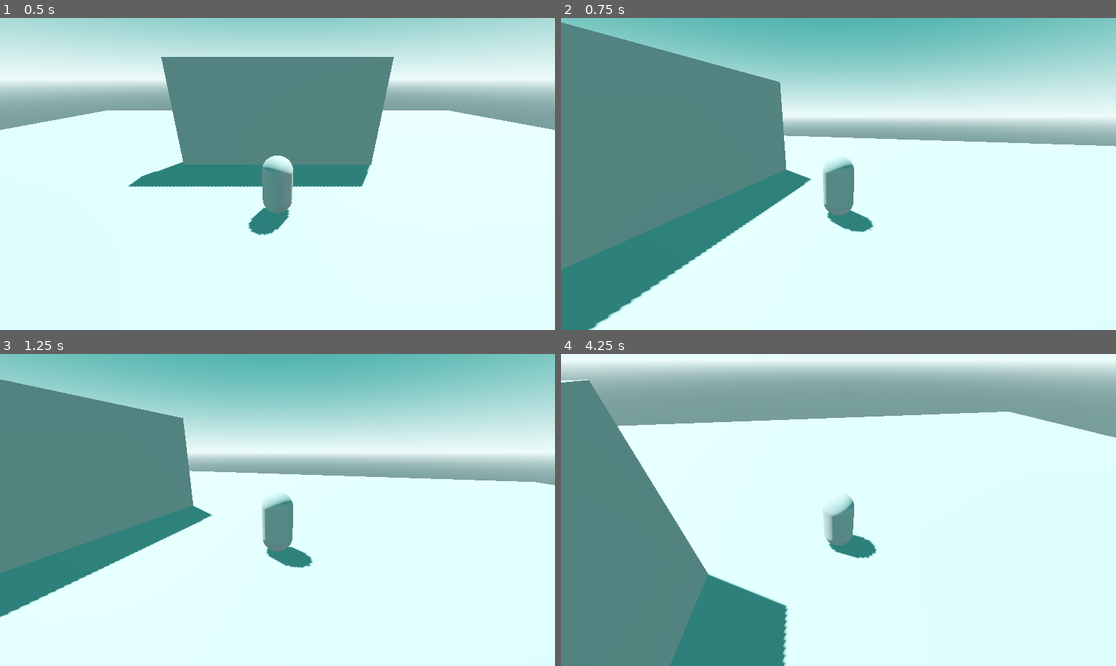
Above: before the commit, frames 1-4 (two rows, left to right).
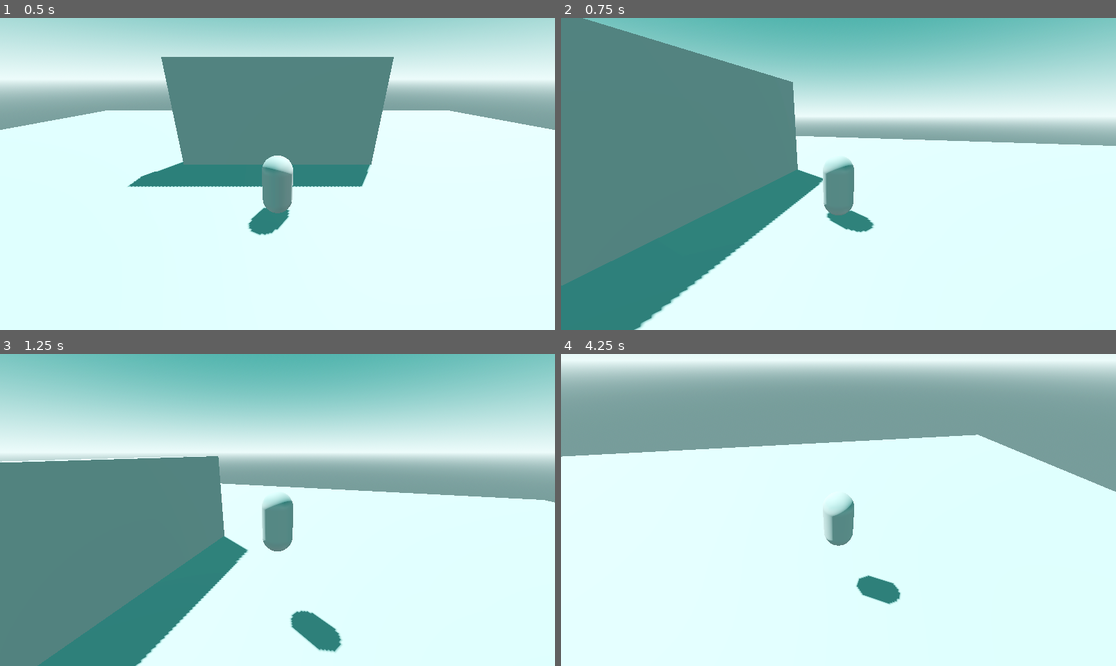
Above: after the commit, the same moments.

Repository: cliff-lilly-jean/botw-clone-v1
Game: Godot game, scene res://scenes/level.tscn
Two runs of this game, one before a commit and one after it. Both use one fixed random seed, a clock stepped at 60 frames per second and the inputs below.
Inputs (mouse positions are in pixels of both pictures, inside the frame that each line leads up to):
- Up to frame 1 (0.5 s): no input
- Up to frame 2 (0.75 s): tap Enter at 0.5 s; move the mouse to (960, 158) at 0.52 s; hold D (right) from 0.53 s (still down)
- Up to frame 3 (1.25 s): keep holding D (right); tap Space (jump) at 0.77 s
- Up to frame 4 (4.25 s): move the mouse to (727, 525) at 1.27 s; release D (right) at 1.28 s; hold S (backward) 1.28-2.03 s; tap Space (jump) at 1.52, 3.02, 3.77 s; move the mouse to (894, 441) at 2.02 s; hold D (right) 2.03-2.78 s; move the mouse to (810, 572) at 2.77 s; hold W (forward) 2.78-3.53 s; move the mouse to (1005, 556) at 3.52 s; hold A (left) from 3.53 s (still down)

Frame 1 is identical in both runs. In frame 2, 5.9% of the frame differs, in the area x 0-100%, y 0-100%; in frame 3, 26%; in frame 4, 30%, in the area x 0-100%, y 8-100%.

Commit message:
updated player movement

Diff:
--- a/scenes/entities/player/player.gd
+++ b/scenes/entities/player/player.gd
@@ -16,12 +16,26 @@
 var movement_input : Vector2 = Vector2.ZERO
 
 func _physics_process(delta: float) -> void:
-	movement_input = Input.get_vector("left", "right", "forward", "backward").rotated(-camera.global_rotation.y)
-	velocity = Vector3(movement_input.x, 0, movement_input.y) * base_speed
 
+	move(delta)
 	jump(delta)
 
 	move_and_slide()
+
+func move(delta: float) -> void:
+	movement_input = Input.get_vector("left", "right", "forward", "backward").rotated(-camera.global_rotation.y)
+	var velocity_2d = Vector2(velocity.x, velocity.z)
+
+	if movement_input != Vector2.ZERO:
+		velocity_2d += movement_input * base_speed * delta
+		velocity_2d = velocity_2d.limit_length(base_speed)
+		velocity.x = velocity_2d.x
+		velocity.z = velocity_2d.y
+	else:
+		velocity_2d = velocity_2d.move_toward(Vector2.ZERO, base_speed * 4.0 * delta)
+		velocity.x = velocity_2d.x
+		velocity.z = velocity_2d.y
+
 
 func jump(delta: float) -> void:
 	if is_on_floor():
